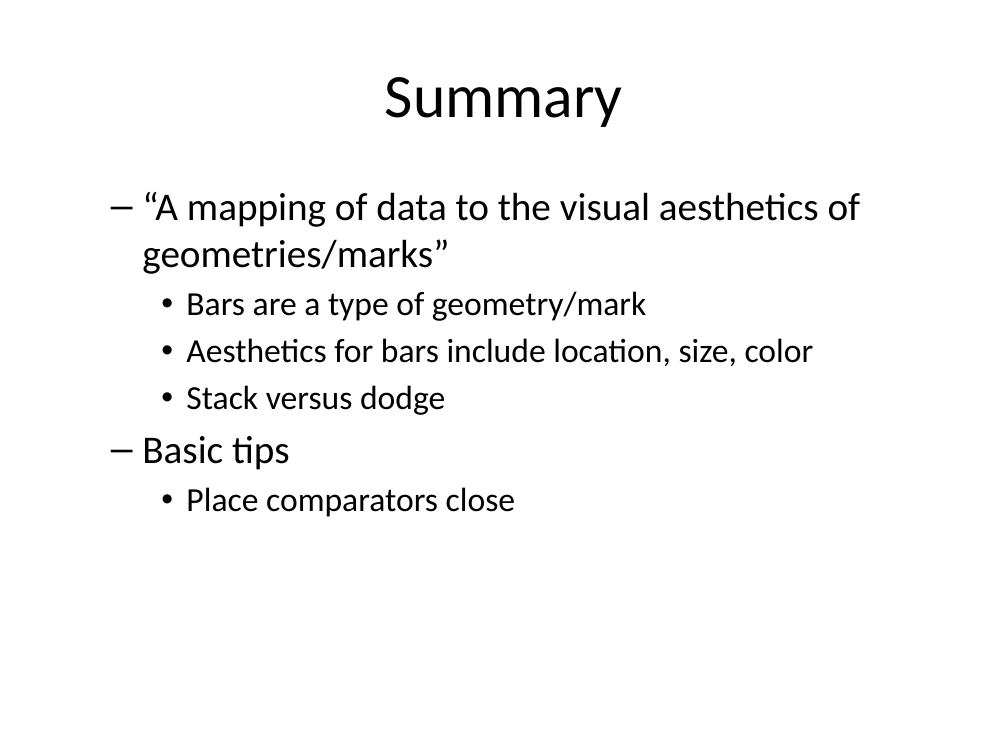
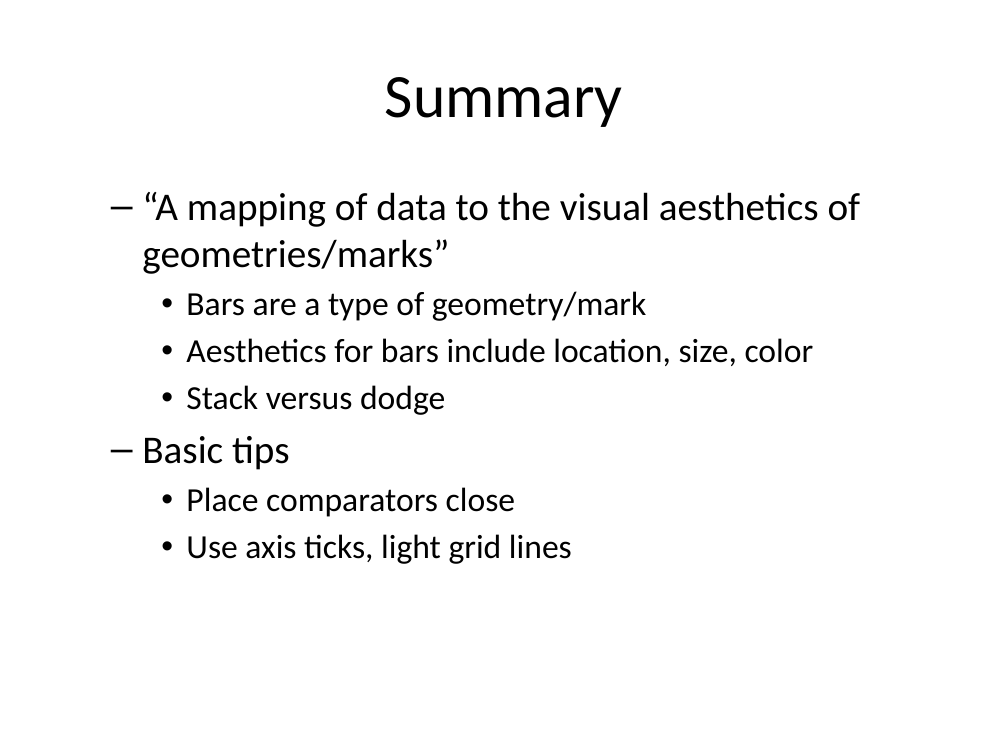
Before and after one commit to pmean/data-visualization, a slide deck: slide 28 of src/data-visualization-02-bars.pptx (slide 22 before the commit). Drawn at 1008x756 pixels with LibreOffice and Linux fonts; fonts in the diff are those of the drawing. Boxes give left, top, right and bottom in pixels: in the first picture for what was removed or moved away, otherwise in the second. Text is boxed around its words. In the diff, an @@ line names an element or a change of style, - is before the commit and + after.

```diff
--- a/src/data-visualization-02-bars.pptx
+++ b/src/data-visualization-02-bars.pptx
@@ text at (186,534,572,564): paragraph added @@
+    • Use axis ticks, light grid lines
```
Also in this commit, not shown: 2 other slides changed, 7 slides added, 1 slide removed, 3 other files.
